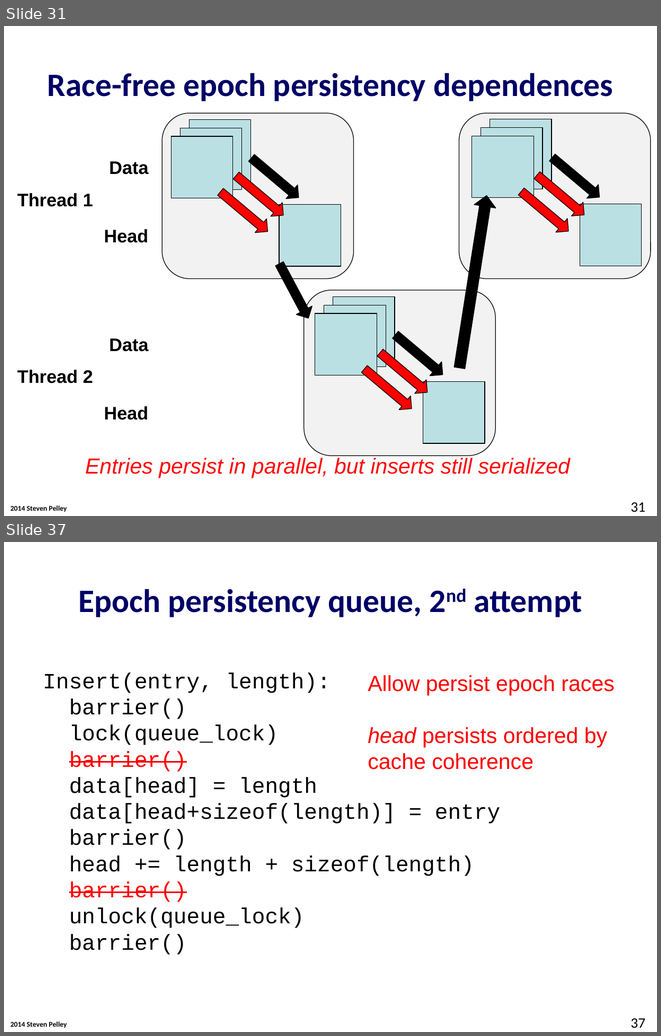
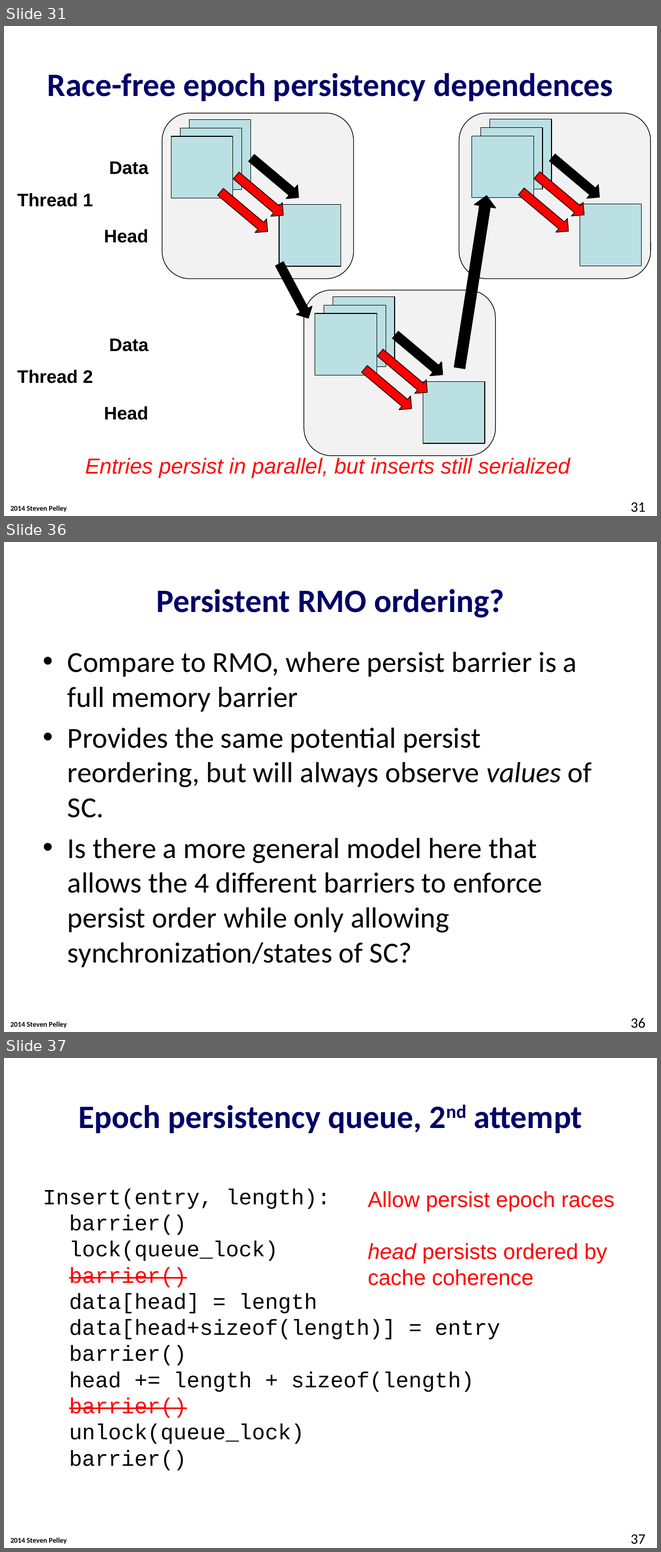
Before and after one commit to Abulila/dissertation, a slide deck: proposal/defense.pptx. Shown one above the other, each under a label of ours: slides 31 and 37 before the commit, slides 31, 36 and 37 after it; the slides between them are not shown. The pictures are 661x1036 and 661x1552 pixels, drawn with LibreOffice and Linux fonts; fonts in the diff are those of the drawing; background and template pictures are left out. Boxes give left, top, right and bottom in pixels: in the first picture for what was removed or moved away, otherwise in the second. Text is boxed around its words. In the diff, an @@ line names an element or a change of style, - is before the commit and + after.

```diff
--- a/proposal/defense.pptx
+++ b/proposal/defense.pptx
@@ slide 36 added at (x1=4, y1=542, x2=657, y2=1032), background #FFFFFF; not listed: 1 template element that a slide beside it also shows @@
@@ title added at (x1=156, y1=589, x2=504, y2=618), 36 pt, text #000066, bold @@
+Persistent RMO ordering?
@@ text added at (x1=68, y1=652, x2=592, y2=967), 32 pt, text #000000 @@
+• Compare to RMO, where persist barrier is a full memory barrier
+• Provides the same potential persist reordering, but will always observe values of SC.
+• Is there a more general model here that allows the 4 different barriers to enforce persist order while only allowing synchronization/states of SC?
@@ page number added at (x1=630, y1=1017, x2=645, y2=1028), 16 pt, text #000000 @@
+36
```
Also in this commit, not shown: 5 slides changed, 1 slide removed.
